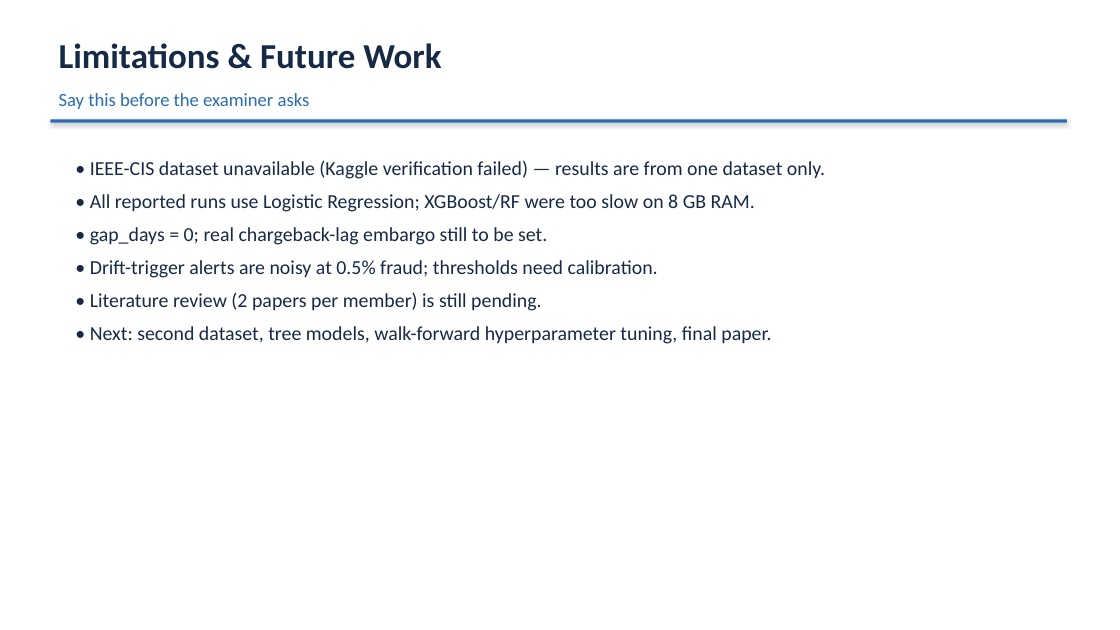
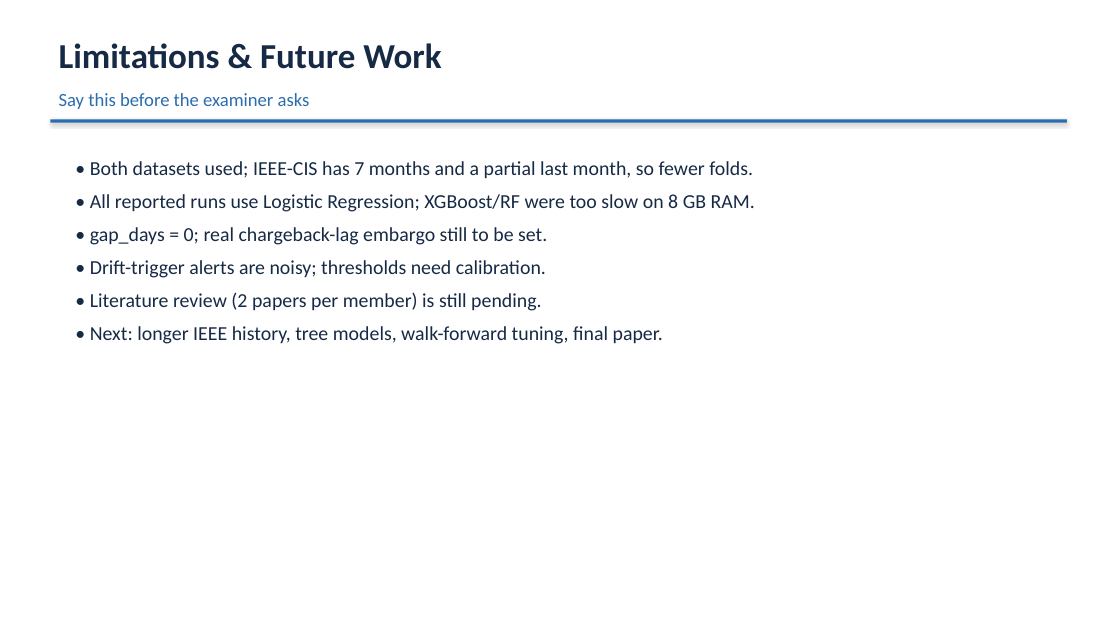
Before and after one commit to Samakshg11/fraud-drift-detection, a slide deck: slide 11 of docs/project_presentation.pptx (slide 10 before the commit). Drawn at 1120x630 pixels with LibreOffice and Linux fonts; fonts in the diff are those of the drawing. Boxes give left, top, right and bottom in pixels: in the first picture for what was removed or moved away, otherwise in the second. Text is boxed around its words. In the diff, an @@ line names an element or a change of style, - is before the commit and + after.

Commit message:
results: finalize IEEE-CIS experiments and 12-slide two-dataset presentation

```diff
--- a/docs/project_presentation.pptx
+++ b/docs/project_presentation.pptx
@@ text at <box>90,161,753,179</box>: text changed @@
-• IEEE-CIS dataset unavailable (Kaggle verification failed) — results are from one dataset only.
+• Both datasets used; IEEE-CIS has 7 months and a partial last month, so fewer folds.
@@ text at <box>90,260,546,278</box>: text changed @@
-• Drift-trigger alerts are noisy at 0.5% fraud; thresholds need calibration.
+• Drift-trigger alerts are noisy; thresholds need calibration.
@@ text at <box>90,326,663,344</box>: text changed @@
-• Next: second dataset, tree models, walk-forward hyperparameter tuning, final paper.
+• Next: longer IEEE history, tree models, walk-forward tuning, final paper.
```
Also in this commit, not shown: 4 other slides changed, 1 slide added, 8 other files.
